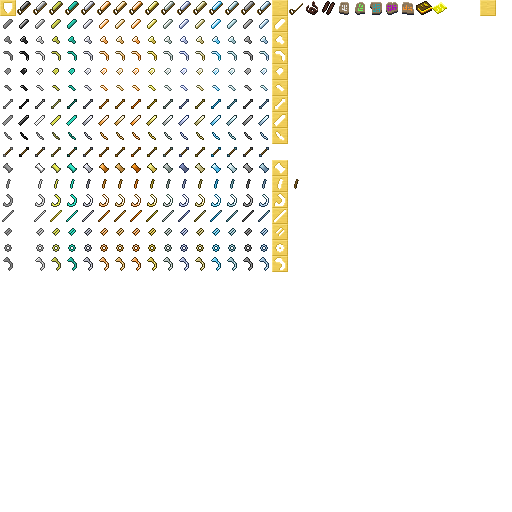
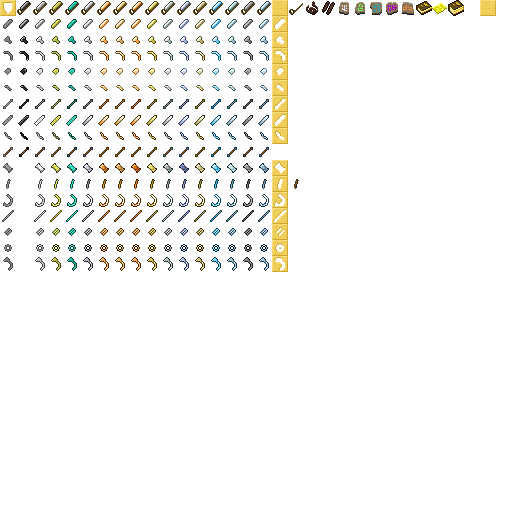
Two versions of the same layered image (512x512). Layer-by-layer changes:
removed layer "Layer" (was color) over [418, 7, 432, 13]
painted on "Flint" over [418, 0, 464, 16]
